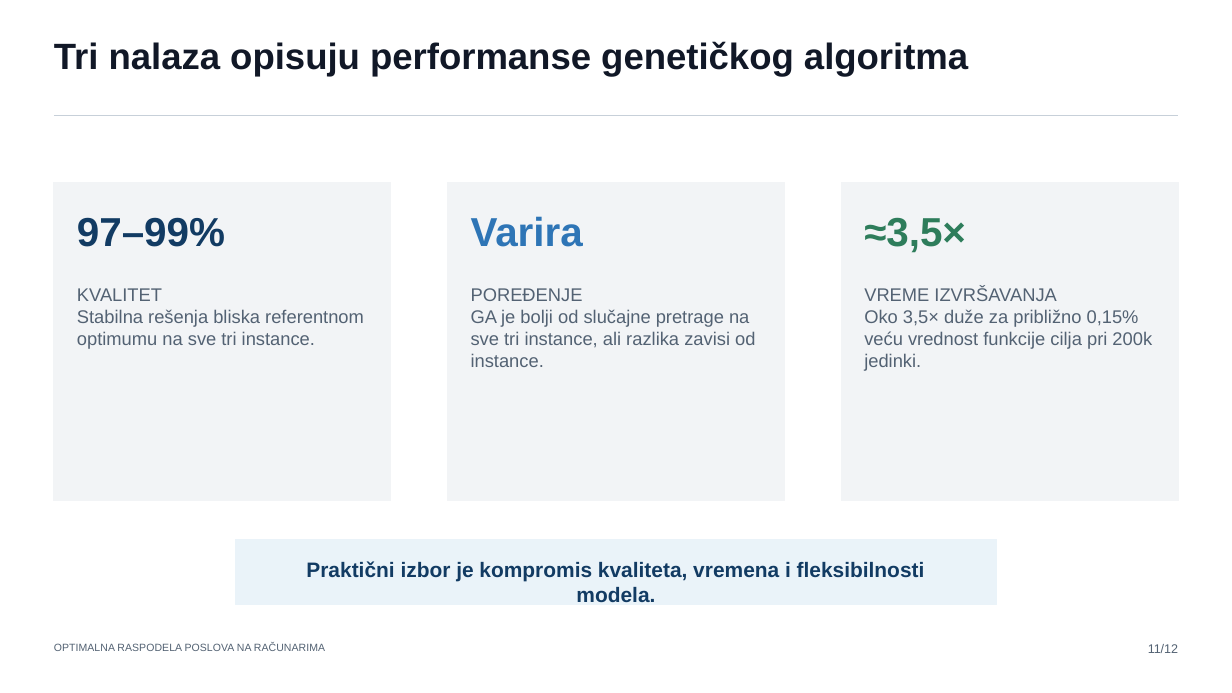
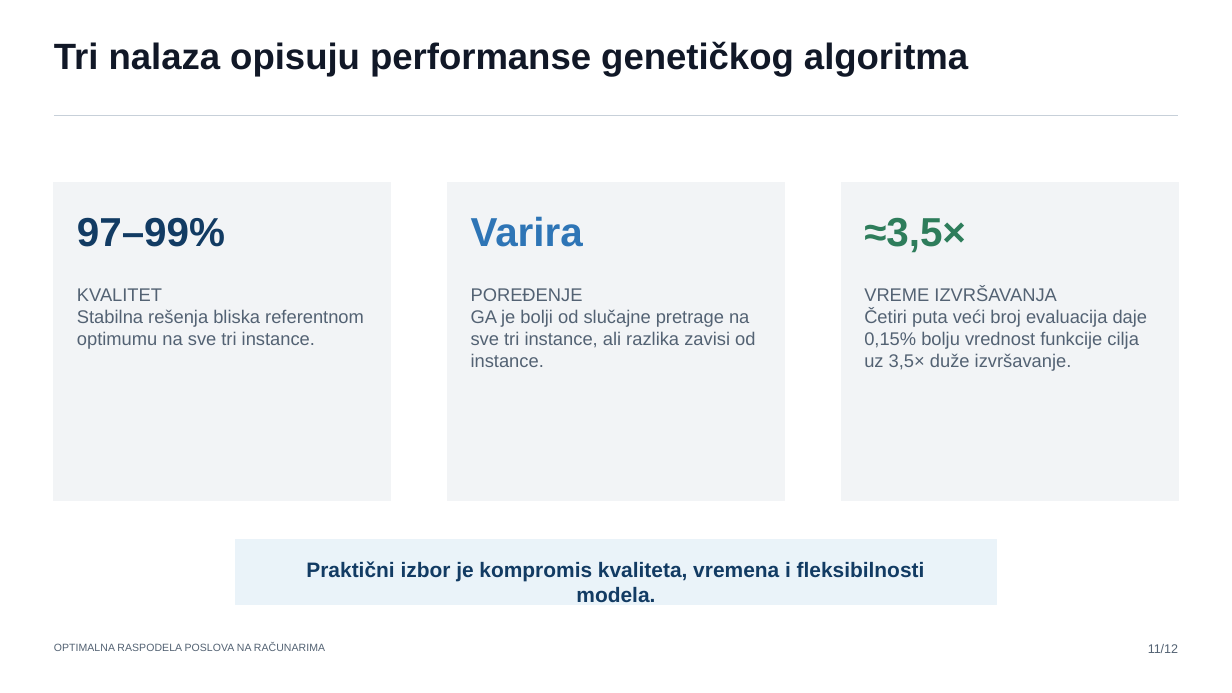
Before and after one commit to radojevicMihailo/master-rad, a slide deck: slide 11 of prezentacija.pptx. Drawn at 1232x693 pixels with LibreOffice and Linux fonts; fonts in the diff are those of the drawing. Boxes give left, top, right and bottom in pixels: in the first picture for what was removed or moved away, otherwise in the second. Text is boxed around its words. In the diff, an @@ line names an element or a change of style, - is before the commit and + after.

```diff
--- a/prezentacija.pptx
+++ b/prezentacija.pptx
@@ text at bbox=[864, 309, 1148, 371]: text changed @@
-Oko 3,5× duže za približno 0,15% veću vrednost funkcije cilja pri 200k jedinki.
+Četiri puta veći broj evaluacija daje 0,15% bolju vrednost funkcije cilja uz 3,5× duže izvršavanje.
```
Also in this commit, not shown: 2 other slides changed, 6 other files.
